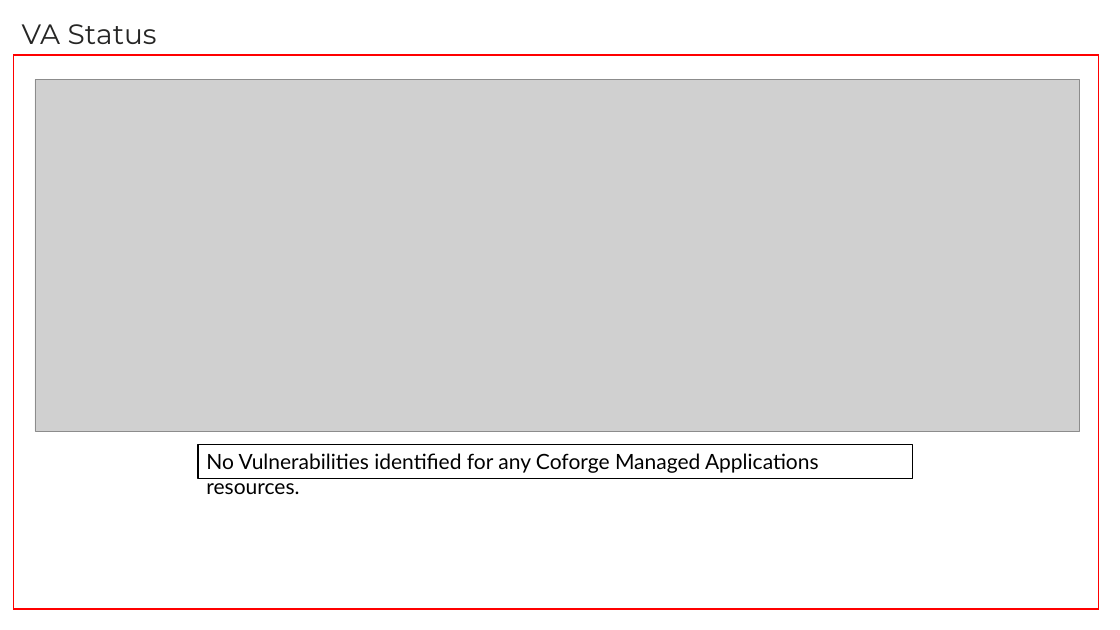
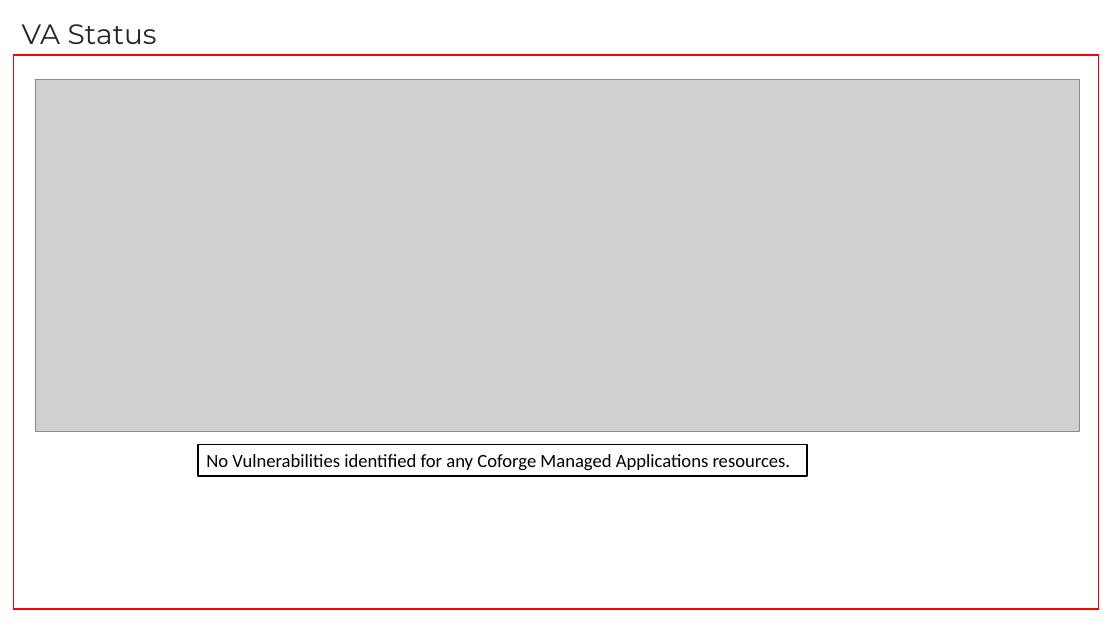
Before and after one commit to Ashu-tosh-Padhi/AshutoshPortfolio, a slide deck: slide 11 of OMEGA Azure(PaaS&SaaS) Module Meeting_03 Mar'26.pptx. Drawn at 1120x630 pixels with LibreOffice and Linux fonts; fonts in the diff are those of the drawing; grey boxes stand for pictures. Boxes give left, top, right and bottom in pixels: in the first picture for what was removed or moved away, otherwise in the second. Text is boxed around its words. In the diff, an @@ line names an element or a change of style, - is before the commit and + after.

```diff
--- a/OMEGA Azure(PaaS&SaaS) Module Meeting_03 Mar'26.pptx
+++ b/OMEGA Azure(PaaS&SaaS) Module Meeting_03 Mar'26.pptx
@@ rectangle "No Vulnerabilities identified for any ...": place and size @@
-rectangle "No Vulnerabilities identified for any ..." at <box>198,444,912,478</box>
+rectangle "No Vulnerabilities identified for any ..." at <box>198,444,807,476</box>
@@ rectangle "No Vulnerabilities identified for any ..." at <box>198,444,807,476</box>: size 18 to 16 pt, font Lato to Calibri @@
```
Also in this commit, not shown: 13 other slides changed.
